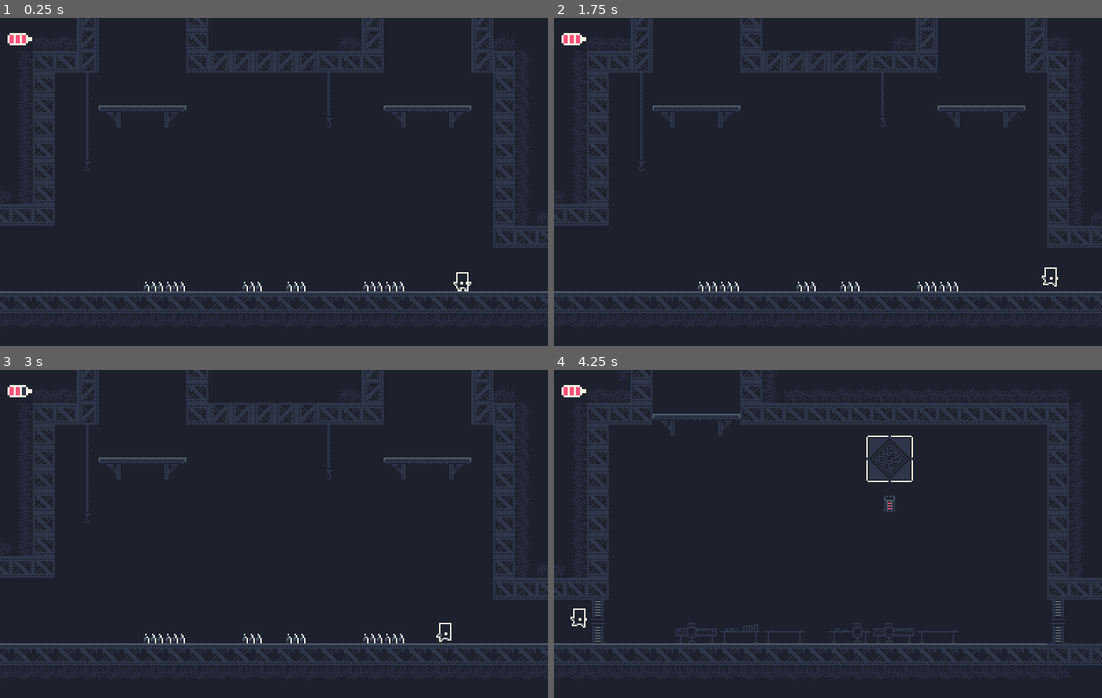
Above: before the commit, frames 1-4 (two rows, left to right).
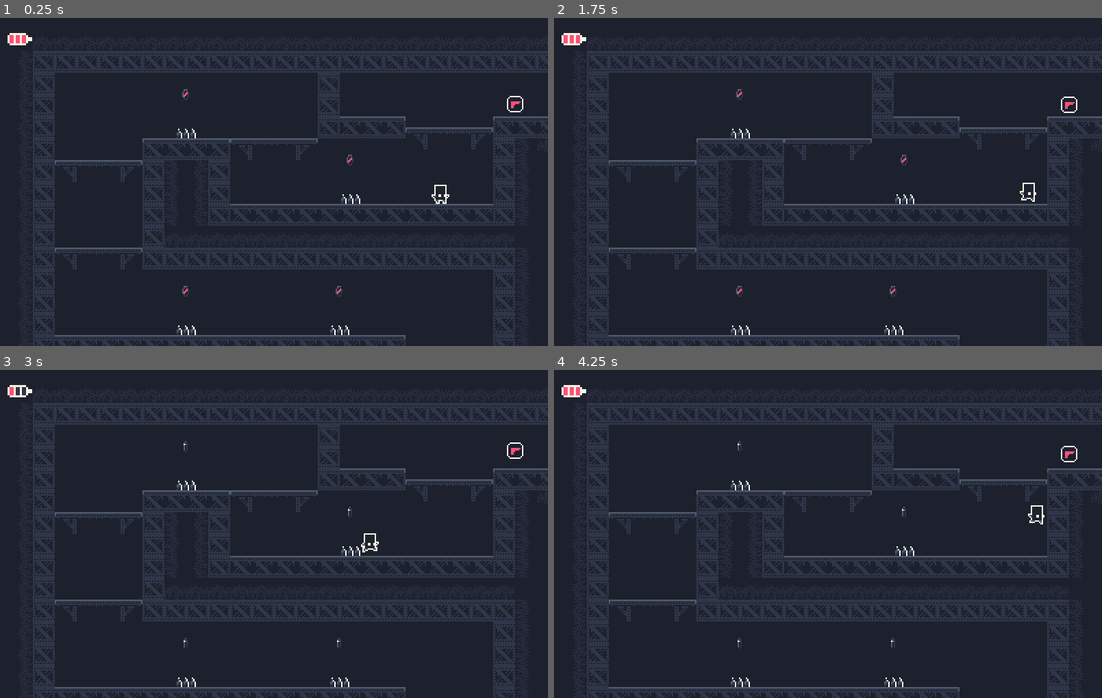
Above: after the commit, the same moments.

Repository: Nanoparty/EchoStation
Game: Godot game, scene res://src/Main/Game.tscn
Same seed, same stepped clock (60 frames per second), same inputs: the game is played once before the commit and once after it.
Inputs:
- Up to frame 1 (0.25 s): no input
- Up to frame 2 (1.75 s): hold Tab (splitscreen) 0.53-1.28 s; hold Right (move_right) from 0.53 s (still down); tap Up (jump) at 0.77, 0.8, 1.07, 1.35, 1.52 s; tap Enter at 1.25 s; tap Tab (splitscreen) at 1.55 s
- Up to frame 3 (3 s): tap Up (jump) at 1.82, 2.3 s; release Right (move_right) at 2.03 s; hold Left (move_left) 2.03-2.78 s; hold S (crouch) 2.03-2.78 s; hold Right (move_right) from 2.78 s (still down); tap Z (shoot) at 2.85 s
- Up to frame 4 (4.25 s): keep holding Right (move_right); tap Up (jump) at 3.02, 3.32, 3.77, 3.8, 4.07 s; tap Tab (splitscreen) at 3.05 s; tap Space at 3.5 s; hold Tab (splitscreen) from 3.53 s (still down)

The runs differ from the first frame. In frame 1, 21% of the frame differs, in the area x 0-100%, y 0-100%; in frame 2, 21%; in frame 3, 21%; in frame 4, 19%.
Error in both runs: Attempt to call function 'connect' in base 'null instance' on a null instance. (res://src/UserInterface/CoinsCounter.gd:20)

Commit message:
add player upgrades and place some coins

Diff:
--- a/src/Actors/Player.gd
+++ b/src/Actors/Player.gd
@@ -119,17 +119,17 @@
 
 	if is_on_floor() and !falling:
 		jumpCount = 0
-		print("reset jumps")
+
 
 	if jumpCount < 2 and !is_on_floor() and Input.is_action_just_pressed("jump" + action_suffix) and canDoubleJump:
 		UpVector = -1
 		jumpCount = 2
 		sound_jump.play()
-		print("In air jump")
+
 	elif jumpCount == 0 and is_on_floor() and !falling and Input.is_action_just_pressed("jump" + action_suffix):
 		UpVector = -1
 		jumpCount += 1
-		print("ground jump")
+
 
 	return Vector2(
 		Input.get_action_strength("move_right" + action_suffix) - Input.get_action_strength("move_left" + action_suffix),
@@ -203,6 +203,9 @@
 	print("collide")
 	if body is Bullet:
 		return
+	if body.name == "DoubleJump":
+		canDoubleJump = true
+		body.queue_free()
 	print("Enemy Hits Player")
 	take_damage(1)
 	#if body is Spike:
--- /dev/null
+++ b/src/Level/Blaster.gd
@@ -0,0 +1,7 @@
+extends Area2D
+
+
+
+func _on_Blaster_body_entered(body):
+	body.canShoot = true
+	queue_free()
--- /dev/null
+++ b/src/Level/DoubleJump.gd
@@ -0,0 +1,7 @@
+extends Area2D
+
+
+
+func _on_DoubleJump_body_entered(body):
+	body.canDoubleJump = true
+	queue_free()
--- a/src/Level/TestLevel.tscn
+++ b/src/Level/TestLevel.tscn
@@ -19,6 +19,9 @@
 [ext_resource path="res://src/Platforms/Platform2.tscn" type="PackedScene" id=17]
 [ext_resource path="res://src/Objects/Spike.tscn" type="PackedScene" id=18]
 [ext_resource path="res://src/Objects/RealDoor.tscn" type="PackedScene" id=19]
+[ext_resource path="res://src/Level/DoubleJump.gd" type="Script" id=20]
+[ext_resource path="res://assets/art/player/gun_upgrade.png" type="Texture" id=21]
+[ext_resource path="res://src/Level/Blaster.gd" type="Script" id=22]
 
 [sub_resource type="Animation" id=8]
 resource_name = "New Anim"
@@ -65,6 +68,46 @@
 [sub_resource type="RectangleShape2D" id=7]
 extents = Vector2( 8, 4 )
 
+[sub_resource type="RectangleShape2D" id=10]
+extents = Vector2( 8, 8 )
+
+[sub_resource type="Animation" id=11]
+resource_name = "idle"
+length = 3.0
+loop = true
+tracks/0/type = "value"
+tracks/0/path = NodePath(".:position")
+tracks/0/interp = 1
+tracks/0/loop_wrap = true
+tracks/0/imported = false
+tracks/0/enabled = true
+tracks/0/keys = {
+"times": PoolRealArray( 0, 1.5 ),
+"transitions": PoolRealArray( 1, 1 ),
+"update": 0,
+"values": [ Vector2( 840, 200 ), Vector2( 840, 195 ) ]
+}
+
+[sub_resource type="RectangleShape2D" id=12]
+extents = Vector2( 9, 9 )
+
+[sub_resource type="Animation" id=13]
+resource_name = "idle"
+length = 3.0
+loop = true
+tracks/0/type = "value"
+tracks/0/path = NodePath(".:position")
+tracks/0/interp = 1
+tracks/0/loop_wrap = true
+tracks/0/imported = false
+tracks/0/enabled = true
+tracks/0/keys = {
+"times": PoolRealArray( 0, 1.5 ),
+"transitions": PoolRealArray( 1, 1 ),
+"update": 0,
+"values": [ Vector2( -608, 200 ), Vector2( -608, 195 ) ]
+}
+
 [node name="Level" type="Node2D"]
 pause_mode = 1
 script = ExtResource( 5 )
@@ -111,24 +154,298 @@
 [node name="Coins" type="Node" parent="."]
 
 [node name="Coin" parent="Coins" instance=ExtResource( 4 )]
-visible = false
-position = Vector2( 224, 260 )
+position = Vector2( 552, 200 )
+
+[node name="Coin2" parent="Coins" instance=ExtResource( 4 )]
+position = Vector2( 568, 200 )
+
+[node name="Coin4" parent="Coins" instance=ExtResource( 4 )]
+position = Vector2( 560, 184 )
+
+[node name="Coin3" parent="Coins" instance=ExtResource( 4 )]
+position = Vector2( 144, 216 )
 
 [node name="Coin5" parent="Coins" instance=ExtResource( 4 )]
-visible = false
-position = Vector2( -3, 338 )
-
-[node name="Coin2" parent="Coins" instance=ExtResource( 4 )]
-visible = false
-position = Vector2( 148, 258 )
-
-[node name="Coin3" parent="Coins" instance=ExtResource( 4 )]
-visible = false
-position = Vector2( 73, 259 )
-
-[node name="Coin4" parent="Coins" instance=ExtResource( 4 )]
-visible = false
-position = Vector2( -2, 259 )
+position = Vector2( -80, 216 )
+
+[node name="Coin6" parent="Coins" instance=ExtResource( 4 )]
+position = Vector2( -80, 296 )
+
+[node name="Coin7" parent="Coins" instance=ExtResource( 4 )]
+position = Vector2( 144, 272 )
+
+[node name="Coin8" parent="Coins" instance=ExtResource( 4 )]
+position = Vector2( -384, 536 )
+
+[node name="Coin9" parent="Coins" instance=ExtResource( 4 )]
+position = Vector2( -304, 536 )
+
+[node name="Coin10" parent="Coins" instance=ExtResource( 4 )]
+position = Vector2( -464, 536 )
+
+[node name="Coin11" parent="Coins" instance=ExtResource( 4 )]
+position = Vector2( -480, 432 )
+
+[node name="Coin12" parent="Coins" instance=ExtResource( 4 )]
+position = Vector2( -272, 432 )
+
+[node name="Coin13" parent="Coins" instance=ExtResource( 4 )]
+position = Vector2( -704, 544 )
+
+[node name="Coin14" parent="Coins" instance=ExtResource( 4 )]
+position = Vector2( -824, 544 )
+
+[node name="Coin15" parent="Coins" instance=ExtResource( 4 )]
+position = Vector2( -824, 448 )
+
+[node name="Coin16" parent="Coins" instance=ExtResource( 4 )]
+position = Vector2( -704, 448 )
+
+[node name="Coin17" parent="Coins" instance=ExtResource( 4 )]
+position = Vector2( -736, 336 )
+
+[node name="Coin18" parent="Coins" instance=ExtResource( 4 )]
+position = Vector2( -848, 336 )
+
+[node name="Coin19" parent="Coins" instance=ExtResource( 4 )]
+position = Vector2( -848, 192 )
+
+[node name="Coin20" parent="Coins" instance=ExtResource( 4 )]
+position = Vector2( -728, 240 )
+
+[node name="Coin21" parent="Coins" instance=ExtResource( 4 )]
+position = Vector2( -480, 216 )
+
+[node name="Coin22" parent="Coins" instance=ExtResource( 4 )]
+position = Vector2( -480, 280 )
+
+[node name="Coin23" parent="Coins" instance=ExtResource( 4 )]
+position = Vector2( -480, 344 )
+
+[node name="Coin24" parent="Coins" instance=ExtResource( 4 )]
+position = Vector2( 360, 488 )
+
+[node name="Coin25" parent="Coins" instance=ExtResource( 4 )]
+position = Vector2( 376, 488 )
+
+[node name="Coin26" parent="Coins" instance=ExtResource( 4 )]
+position = Vector2( 392, 488 )
+
+[node name="Coin27" parent="Coins" instance=ExtResource( 4 )]
+position = Vector2( 408, 488 )
+
+[node name="Coin28" parent="Coins" instance=ExtResource( 4 )]
+position = Vector2( 424, 488 )
+
+[node name="Coin29" parent="Coins" instance=ExtResource( 4 )]
+position = Vector2( 440, 488 )
+
+[node name="Coin30" parent="Coins" instance=ExtResource( 4 )]
+position = Vector2( 456, 488 )
+
+[node name="Coin31" parent="Coins" instance=ExtResource( 4 )]
+position = Vector2( 472, 488 )
+
+[node name="Coin32" parent="Coins" instance=ExtResource( 4 )]
+position = Vector2( 376, 520 )
+
+[node name="Coin33" parent="Coins" instance=ExtResource( 4 )]
+position = Vector2( 456, 520 )
+
+[node name="Coin34" parent="Coins" instance=ExtResource( 4 )]
+position = Vector2( 552, 688 )
+
+[node name="Coin35" parent="Coins" instance=ExtResource( 4 )]
+position = Vector2( 568, 688 )
+
+[node name="Coin36" parent="Coins" instance=ExtResource( 4 )]
+position = Vector2( 520, 776 )
+
+[node name="Coin37" parent="Coins" instance=ExtResource( 4 )]
+position = Vector2( 304, 680 )
+
+[node name="Coin38" parent="Coins" instance=ExtResource( 4 )]
+position = Vector2( 152, 664 )
+
+[node name="Coin39" parent="Coins" instance=ExtResource( 4 )]
+position = Vector2( -136, 696 )
+
+[node name="Coin40" parent="Coins" instance=ExtResource( 4 )]
+position = Vector2( -104, 664 )
+
+[node name="Coin41" parent="Coins" instance=ExtResource( 4 )]
+position = Vector2( 16, 848 )
+
+[node name="Coin42" parent="Coins" instance=ExtResource( 4 )]
+position = Vector2( 288, 440 )
+
+[node name="Coin43" parent="Coins" instance=ExtResource( 4 )]
+position = Vector2( 544, 440 )
+
+[node name="Coin44" parent="Coins" instance=ExtResource( 4 )]
+position = Vector2( 288, 504 )
+
+[node name="Coin45" parent="Coins" instance=ExtResource( 4 )]
+position = Vector2( 544, 504 )
+
+[node name="Coin46" parent="Coins" instance=ExtResource( 4 )]
+position = Vector2( 720, 424 )
+
+[node name="Coin47" parent="Coins" instance=ExtResource( 4 )]
+position = Vector2( 864, 520 )
+
+[node name="Coin48" parent="Coins" instance=ExtResource( 4 )]
+position = Vector2( 744, 488 )
+
+[node name="Coin49" parent="Coins" instance=ExtResource( 4 )]
+position = Vector2( 928, 392 )
+
+[node name="Coin50" parent="Coins" instance=ExtResource( 4 )]
+position = Vector2( 792, 360 )
+
+[node name="Coin51" parent="Coins" instance=ExtResource( 4 )]
+position = Vector2( 872, 360 )
+
+[node name="Coin52" parent="Coins" instance=ExtResource( 4 )]
+position = Vector2( 720, 296 )
+
+[node name="Coin53" parent="Coins" instance=ExtResource( 4 )]
+position = Vector2( 912, 296 )
+
+[node name="Coin54" parent="Coins" instance=ExtResource( 4 )]
+position = Vector2( 648, 200 )
+
+[node name="Coin55" parent="Coins" instance=ExtResource( 4 )]
+position = Vector2( 752, 248 )
+
+[node name="Coin56" parent="Coins" instance=ExtResource( 4 )]
+position = Vector2( 880, 248 )
+
+[node name="Coin57" parent="Coins" instance=ExtResource( 4 )]
+position = Vector2( 248, 328 )
+
+[node name="Coin58" parent="Coins" instance=ExtResource( 4 )]
+position = Vector2( 120, 664 )
+
+[node name="Coin59" parent="Coins" instance=ExtResource( 4 )]
+position = Vector2( -104, 760 )
+
+[node name="Coin60" parent="Coins" instance=ExtResource( 4 )]
+position = Vector2( -120, 744 )
+
+[node name="Coin61" parent="Coins" instance=ExtResource( 4 )]
+position = Vector2( -136, 760 )
+
+[node name="Coin62" parent="Coins" instance=ExtResource( 4 )]
+position = Vector2( -120, 680 )
+
+[node name="Coin63" parent="Coins" instance=ExtResource( 4 )]
+position = Vector2( -136, 664 )
+
+[node name="Coin64" parent="Coins" instance=ExtResource( 4 )]
+position = Vector2( -104, 696 )
+
+[node name="Coin65" parent="Coins" instance=ExtResource( 4 )]
+position = Vector2( 568, 672 )
+
+[node name="Coin66" parent="Coins" instance=ExtResource( 4 )]
+position = Vector2( 552, 672 )
+
+[node name="Coin67" parent="Coins" instance=ExtResource( 4 )]
+position = Vector2( -328, 56 )
+
+[node name="Coin68" parent="Coins" instance=ExtResource( 4 )]
+position = Vector2( -344, 56 )
+
+[node name="Coin69" parent="Coins" instance=ExtResource( 4 )]
+position = Vector2( -360, 56 )
+
+[node name="Coin70" parent="Coins" instance=ExtResource( 4 )]
+position = Vector2( -352, 40 )
+
+[node name="Coin71" parent="Coins" instance=ExtResource( 4 )]
+position = Vector2( -336, 40 )
+
+[node name="Coin72" parent="Coins" instance=ExtResource( 4 )]
+position = Vector2( -512, -24 )
+
+[node name="Coin73" parent="Coins" instance=ExtResource( 4 )]
+position = Vector2( -584, 40 )
+
+[node name="Coin74" parent="Coins" instance=ExtResource( 4 )]
+position = Vector2( -616, 40 )
+
+[node name="Coin75" parent="Coins" instance=ExtResource( 4 )]
+position = Vector2( -600, 24 )
+
+[node name="Coin76" parent="Coins" instance=ExtResource( 4 )]
+position = Vector2( -568, 24 )
+
+[node name="Coin77" parent="Coins" instance=ExtResource( 4 )]
+position = Vector2( -616, 8 )
+
+[node name="Coin78" parent="Coins" instance=ExtResource( 4 )]
+position = Vector2( -584, 8 )
+
+[node name="Coin79" parent="Coins" instance=ExtResource( 4 )]
+position = Vector2( -744, 24 )
+
+[node name="Coin80" parent="Coins" instance=ExtResource( 4 )]
+position = Vector2( -936, 56 )
+
+[node name="Coin81" parent="Coins" instance=ExtResource( 4 )]
+position = Vector2( -824, -152 )
+
+[node name="Coin82" parent="Coins" instance=ExtResource( 4 )]
+position = Vector2( -728, -152 )
+
+[node name="Coin83" parent="Coins" instance=ExtResource( 4 )]
+position = Vector2( -808, -184 )
+
+[node name="Coin84" parent="Coins" instance=ExtResource( 4 )]
+position = Vector2( -744, -184 )
+
+[node name="Coin85" parent="Coins" instance=ExtResource( 4 )]
+position = Vector2( -776, -184 )
+
+[node name="Coin86" parent="Coins" instance=ExtResource( 4 )]
+position = Vector2( -936, -264 )
+
+[node name="Coin87" parent="Coins" instance=ExtResource( 4 )]
+position = Vector2( -632, -264 )
+
+[node name="Coin88" parent="Coins" instance=ExtResource( 4 )]
+position = Vector2( -680, -432 )
+
+[node name="Coin89" parent="Coins" instance=ExtResource( 4 )]
+position = Vector2( -648, -432 )
+
+[node name="Coin90" parent="Coins" instance=ExtResource( 4 )]
+position = Vector2( -688, -416 )
+
+[node name="Coin91" parent="Coins" instance=ExtResource( 4 )]
+position = Vector2( -640, -416 )
+
+[node name="Coin92" parent="Coins" instance=ExtResource( 4 )]
+position = Vector2( -656, -448 )
+
+[node name="Coin93" parent="Coins" instance=ExtResource( 4 )]
+position = Vector2( -664, -464 )
+
+[node name="Coin95" parent="Coins" instance=ExtResource( 4 )]
+position = Vector2( -672, -448 )
+
+[node name="Coin94" parent="Coins" instance=ExtResource( 4 )]
+position = Vector2( -688, -448 )
+
+[node name="Coin96" parent="Coins" instance=ExtResource( 4 )]
+position = Vector2( -640, -448 )
+
+[node name="Coin97" parent="Coins" instance=ExtResource( 4 )]
+position = Vector2( -664, -424 )
+
+[node name="Coin98" parent="Coins" instance=ExtResource( 4 )]
+position = Vector2( -664, -438 )
 
 [node name="Platforms" type="Node" parent="."]
 
@@ -292,9 +609,6 @@
 [node name="Platform49" parent="Platforms" instance=ExtResource( 14 )]
 position = Vector2( -776, -264 )
 
-[node name="Platform50" parent="Platforms" instance=ExtResource( 16 )]
-position = Vector2( -776, -184 )
-
 [node name="Platform53" parent="Platforms" instance=ExtResource( 3 )]
 position = Vector2( -896, -232 )
 
@@ -393,6 +707,12 @@
 
 [node name="Enemy17" parent="Enemies" instance=ExtResource( 2 )]
 position = Vector2( -800, -32 )
+
+[node name="Enemy18" parent="Enemies" instance=ExtResource( 10 )]
+position = Vector2( -776, -288 )
+
+[node name="Enemy19" parent="Enemies" instance=ExtResource( 2 )]
+position = Vector2( -776, -192 )
 
 [node name="Music" type="AudioStreamPlayer" parent="."]
 stream = ExtResource( 8 )
@@ -686,8 +1006,6 @@
 
 [node name="Spikes" type="Node" parent="."]
 
-[node name="Spike" parent="Spikes" instance=ExtResource( 18 )]
-
 [node name="Spike2" type="StaticBody2D" parent="Spikes"]
 position = Vector2( -400, 568 )
 collision_layer = 2
@@ -1180,6 +1498,40 @@
 
 [node name="RealDoor5" parent="Doors" instance=ExtResource( 19 )]
 position = Vector2( -713, -400 )
+
+[node name="Upgrades" type="Node2D" parent="."]
+
+[node name="DoubleJump" type="Area2D" parent="Upgrades"]
+position = Vector2( 840, 196.333 )
+collision_layer = 3
+collision_mask = 3
+script = ExtResource( 20 )
+
+[node name="CollisionShape2D" type="CollisionShape2D" parent="Upgrades/DoubleJump"]
+shape = SubResource( 10 )
+
+[node name="Sprite" type="Sprite" parent="Upgrades/DoubleJump"]
+texture = ExtResource( 12 )
+
+[node name="AnimationPlayer" type="AnimationPlayer" parent="Upgrades/DoubleJump"]
+autoplay = "idle"
+anims/idle = SubResource( 11 )
+
+[node name="Blaster" type="Area2D" parent="Upgrades"]
+position = Vector2( -608, 200 )
+collision_layer = 3
+collision_mask = 3
+script = ExtResource( 22 )
+
+[node name="CollisionShape2D" type="CollisionShape2D" parent="Upgrades/Blaster"]
+shape = SubResource( 12 )
+
+[node name="Sprite" type="Sprite" parent="Upgrades/Blaster"]
+texture = ExtResource( 21 )
+
+[node name="AnimationPlayer" type="AnimationPlayer" parent="Upgrades/Blaster"]
+autoplay = "idle"
+anims/idle = SubResource( 13 )
 
 [connection signal="body_entered" from="Cameras/Room1/Area2D" to="Cameras/Room1" method="_on_Area2D_body_entered"]
 [connection signal="body_exited" from="Cameras/Room1/Area2D" to="Cameras/Room1" method="_on_Area2D_body_exited"]
@@ -1227,3 +1579,5 @@
 [connection signal="body_exited" from="Cameras/Room12/Area2D" to="Cameras/Room12" method="_on_Area2D_body_exited"]
 [connection signal="body_entered" from="Cameras/Room13/Area2D" to="Cameras/Room13" method="_on_Area2D_body_entered"]
 [connection signal="body_exited" from="Cameras/Room13/Area2D" to="Cameras/Room13" method="_on_Area2D_body_exited"]
+[connection signal="body_entered" from="Upgrades/DoubleJump" to="Upgrades/DoubleJump" method="_on_DoubleJump_body_entered"]
+[connection signal="body_entered" from="Upgrades/Blaster" to="Upgrades/Blaster" method="_on_Blaster_body_entered"]
--- a/src/Main/Game.tscn
+++ b/src/Main/Game.tscn
@@ -18,4 +18,4 @@
 [node name="Level" parent="." instance=ExtResource( 3 )]
 
 [node name="Player" parent="Level" instance=ExtResource( 4 )]
-position = Vector2( -246, 561 )
+position = Vector2( -662, 259 )
Binary file added: assets/art/player/gun_upgrade.png
Not shown, added: assets/art/player/gun_upgrade.png.import
Binary file changed: assets/art/player/jump_upgrade.png
Not shown: 1 places in src/Level/TestLevel.tscn that only renumber resources
